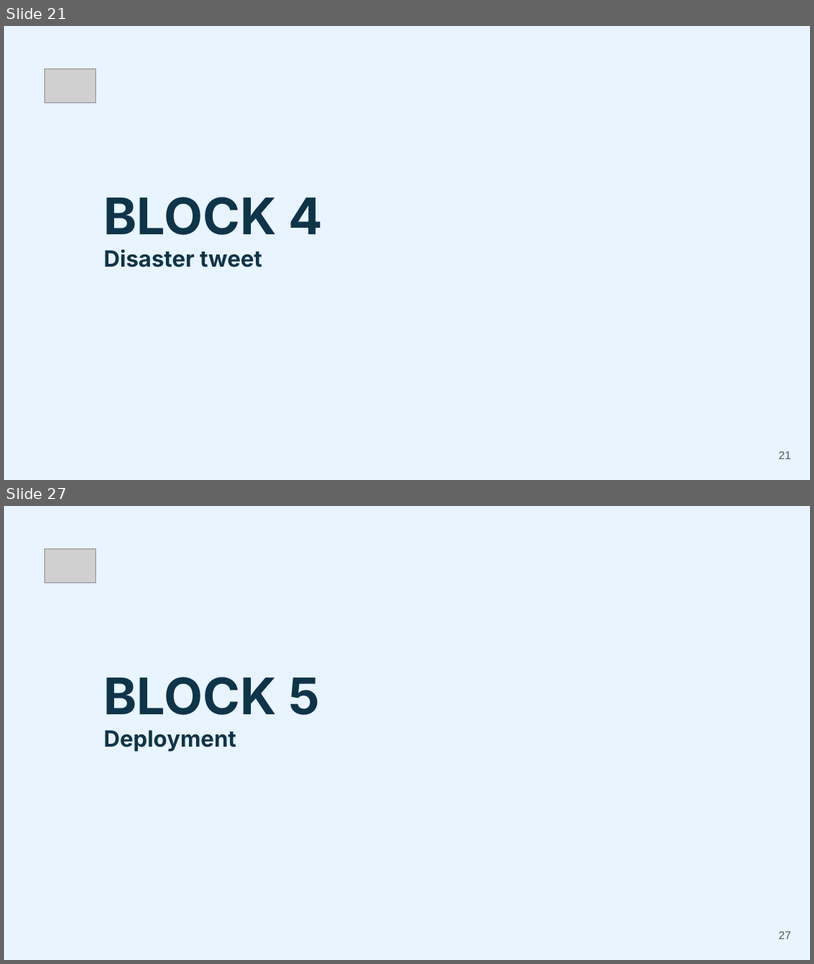
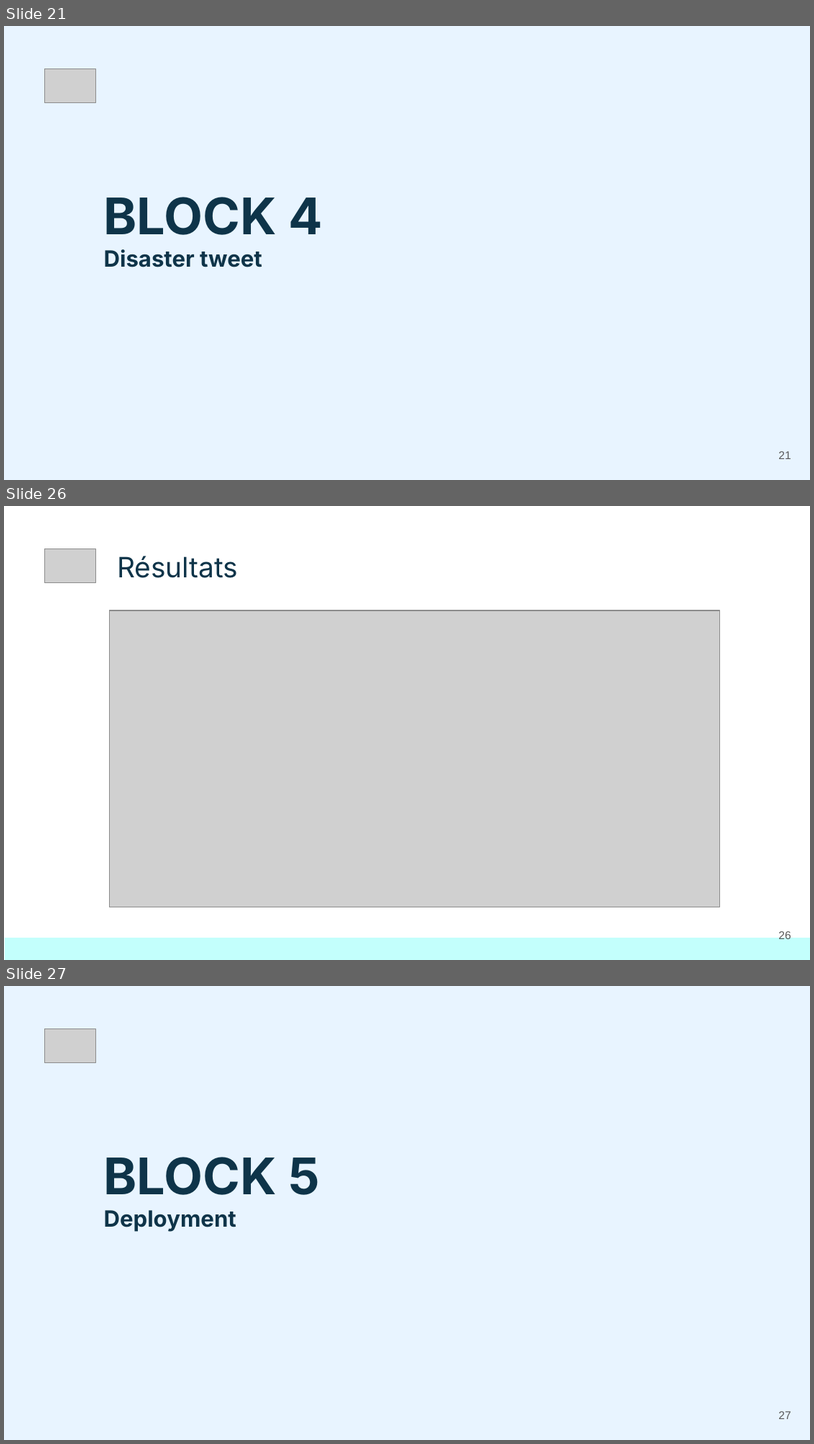
Before and after one commit to MKrouma/Jedha_Presentation, a slide deck: Jedha_certification.pptx. Shown one above the other, each under a label of ours: slides 21 and 27 before the commit, slides 21, 26 and 27 after it; the slides between them are not shown. The pictures are 814x964 and 814x1444 pixels, drawn with LibreOffice and Linux fonts; fonts in the diff are those of the drawing; grey boxes stand for pictures. Boxes give left, top, right and bottom in pixels: in the first picture for what was removed or moved away, otherwise in the second. Text is boxed around its words. In the diff, an @@ line names an element or a change of style, - is before the commit and + after.

```diff
--- a/Jedha_certification.pptx
+++ b/Jedha_certification.pptx
@@ slide 26 added at box(4, 506, 810, 960), background #FFFFFF @@
@@ picture added at box(45, 548, 96, 582) @@
@@ title added at box(117, 556, 238, 578), 25 pt, text #0E3449 @@
+Résultats
@@ picture added at box(109, 610, 719, 907) @@
@@ rectangle added at box(5, 937, 810, 959), fill #C3FFFC @@
@@ page number added at box(779, 929, 791, 939), 10 pt, text #595959 @@
+26
```
Also in this commit, not shown: 2 slides changed, 3 other slides added, 4 slides removed.
